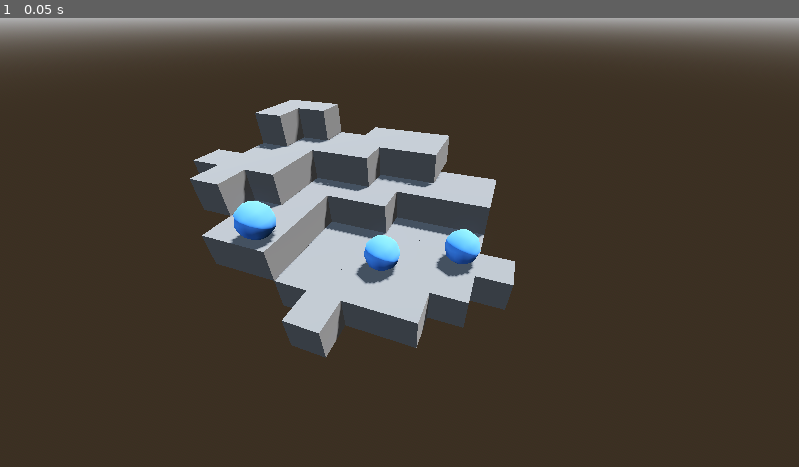
Above: before the commit, frame 1.
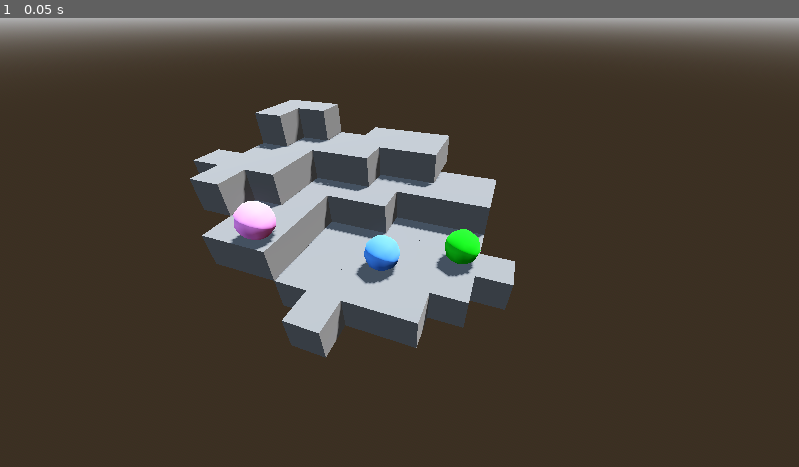
Above: after the commit, the same moment.

Repository: kmichalikk/last-camp-game
Game: Godot game, scene res://world.tscn
The game is run twice, just before and just after one commit, with the same random seed, the same clock (stepped at 60 frames per second) and the same inputs.
Inputs:
- Up to frame 1 (0.05 s): no input

The runs differ from the first frame. In frame 1, 0.6% of the frame differs, in the area x 29-61%, y 40-55%.

Commit message:
different colors for players (visible in runtime)

Diff:
--- a/player.gd
+++ b/player.gd
@@ -1,6 +1,16 @@
 extends AnimatableBody3D
 
 class_name Player
+
+@export var player_color: Color = "498eff"
+
+@onready var geometry: GeometryInstance3D = $PlayerCSG
+
+func _ready() -> void:
+	var material = StandardMaterial3D.new()
+	material.albedo_color = player_color
+	geometry.material_override = material
+
 
 func _input_event(_camera: Camera3D, any_input_event: InputEvent, _position: Vector3, _normal: Vector3, _shape_idx: int) -> void:
 	if any_input_event is InputEventMouseButton and any_input_event.is_pressed():
--- a/player.tscn
+++ b/player.tscn
@@ -4,8 +4,8 @@
 
 [sub_resource type="SphereShape3D" id="SphereShape3D_onrkg"]
 
-[sub_resource type="StandardMaterial3D" id="StandardMaterial3D_aqk2v"]
-albedo_color = Color(0.28611368, 0.55876154, 1, 1)
+[sub_resource type="StandardMaterial3D" id="StandardMaterial3D_4flbx"]
+albedo_color = Color(0.28627452, 0.5568628, 1, 1)
 
 [node name="Player" type="AnimatableBody3D" unique_id=1513608525]
 script = ExtResource("1_4flbx")
@@ -14,4 +14,4 @@
 shape = SubResource("SphereShape3D_onrkg")
 
 [node name="PlayerCSG" type="CSGSphere3D" parent="." unique_id=848169133]
-material_override = SubResource("StandardMaterial3D_aqk2v")
+material_override = SubResource("StandardMaterial3D_4flbx")
--- a/world.tscn
+++ b/world.tscn
@@ -75,6 +75,8 @@
 
 [node name="Player2" parent="." unique_id=328821560 instance=ExtResource("1_f3sb7")]
 transform = Transform3D(1, 0, 0, 0, 1, 0, 0, 0, 1, -3, 2, 1)
+player_color = Color(1, 0.5568628, 1, 1)
 
 [node name="Player3" parent="." unique_id=507396919 instance=ExtResource("1_f3sb7")]
 transform = Transform3D(1, 0, 0, 0, 1, 0, 0, 0, 1, 2, 1, -1)
+player_color = Color(0, 0.7882353, 0, 1)
